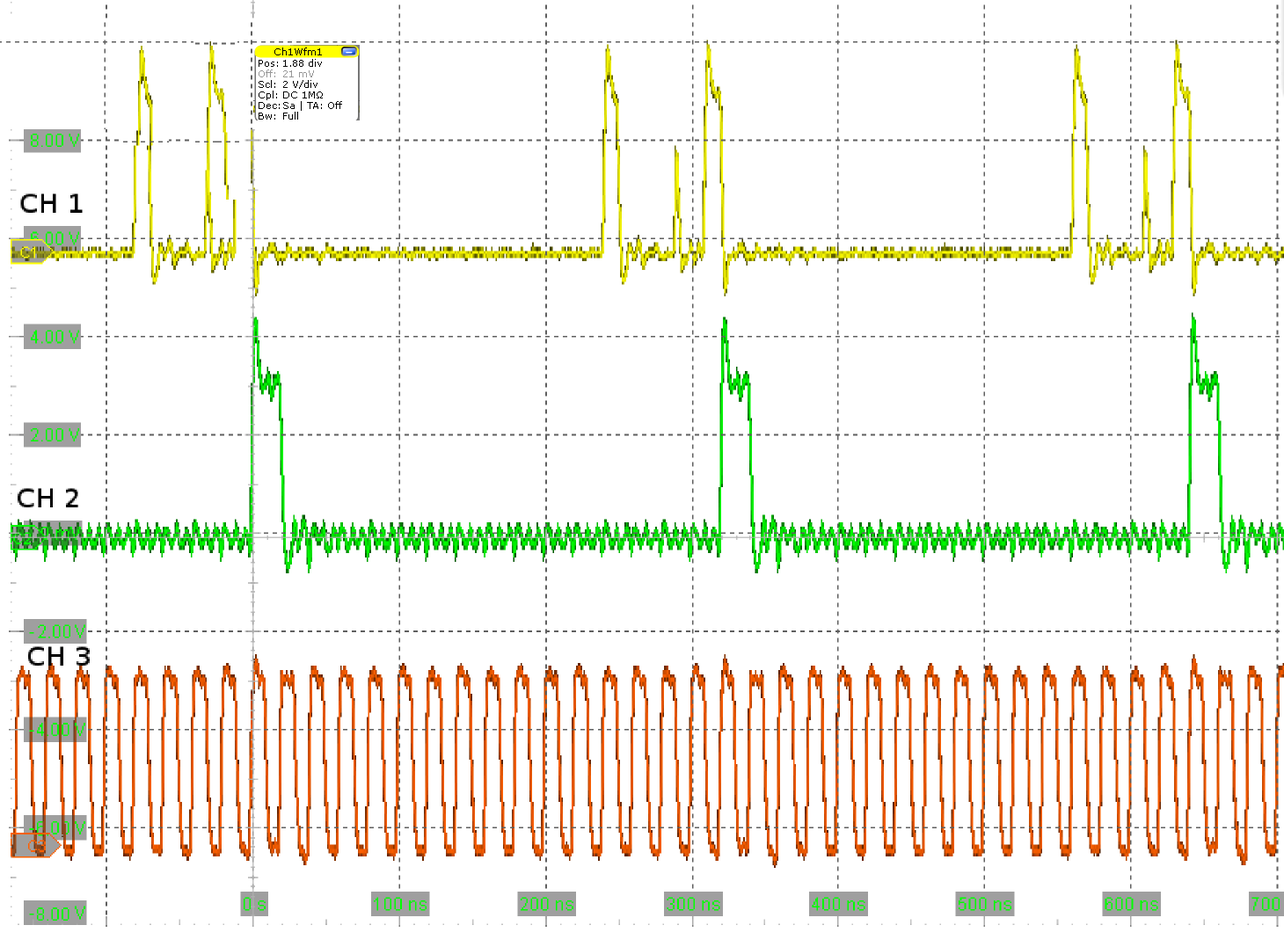
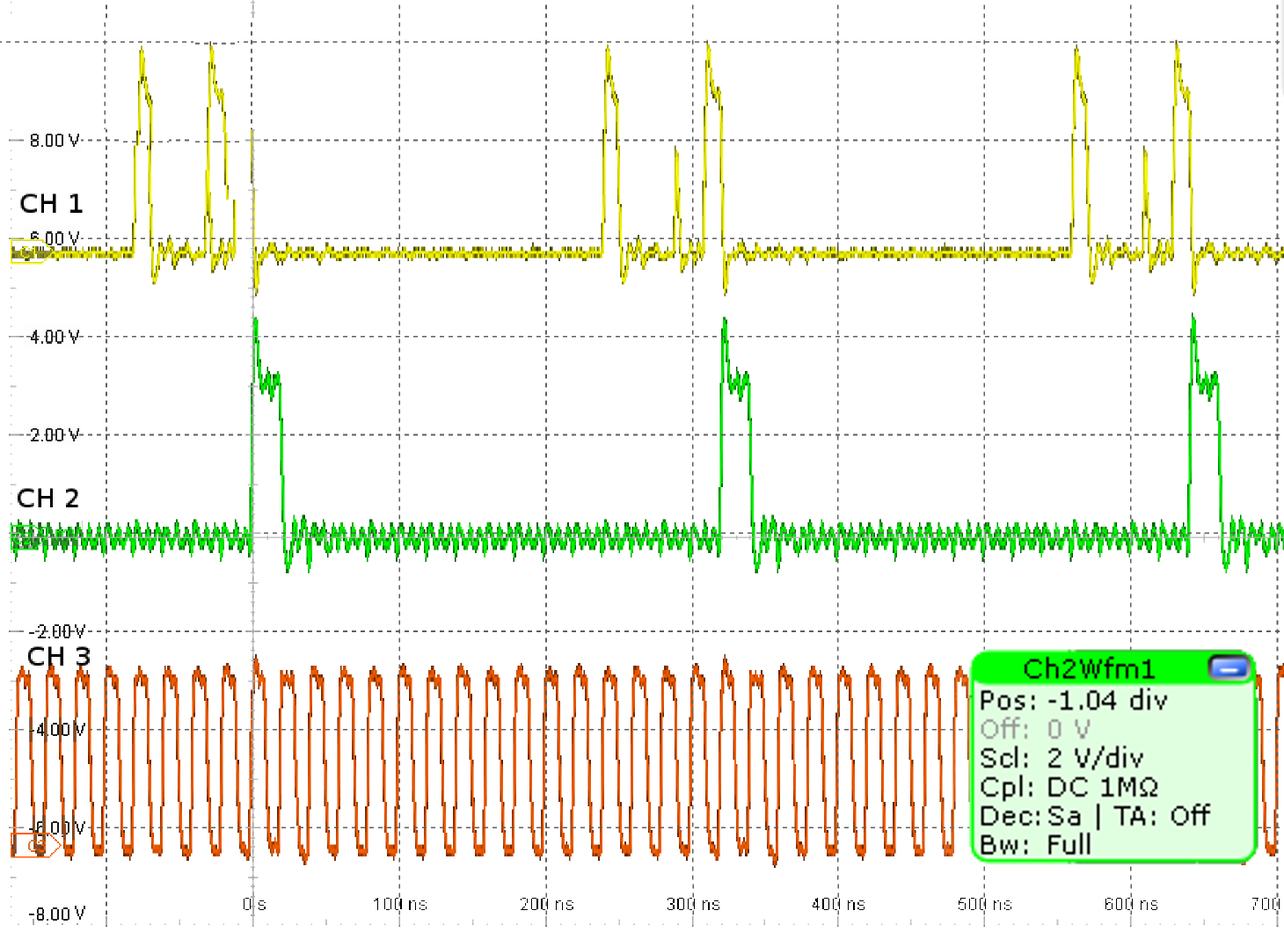
Revision of a layered w=1284, h=947 image; what changed, layer by layer:
removed layer "d" over [253, 44, 360, 121]
added layer "ch2wfm1" above "f" over [942, 647, 1259, 872]
added layer "f" above "keep" over [29, 624, 86, 921]
added layer "keep" above "Glitch_2_good.png" over [12, 129, 81, 447]
painted on "Glitch_2_good.png" over [12, 129, 1284, 925]
